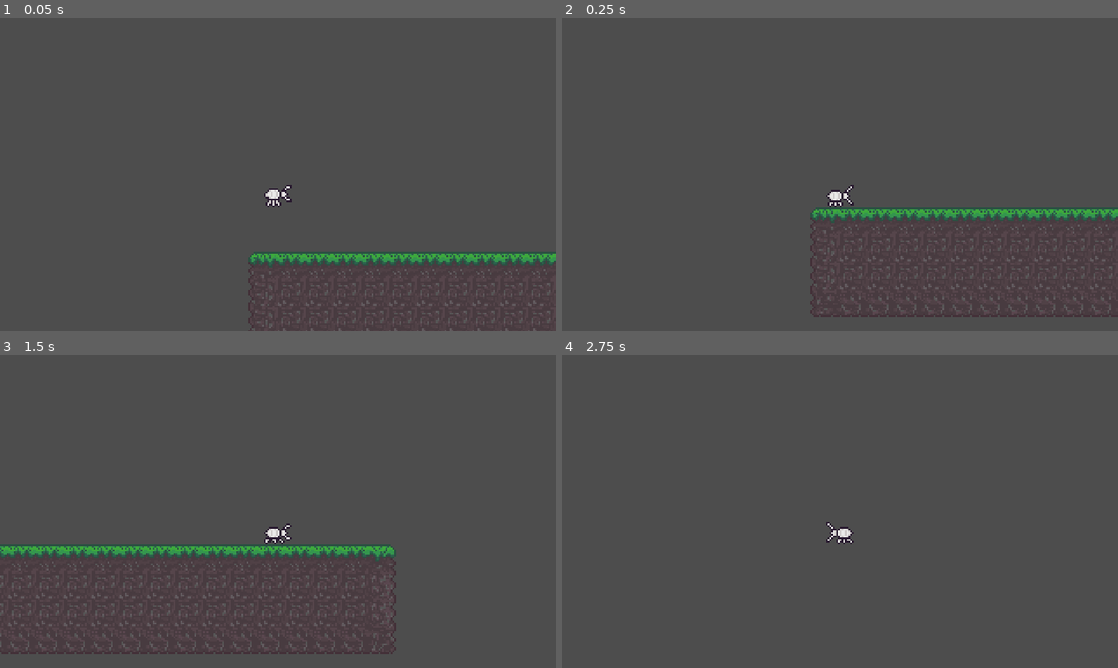
Above: before the commit, frames 1-4 (two rows, left to right).
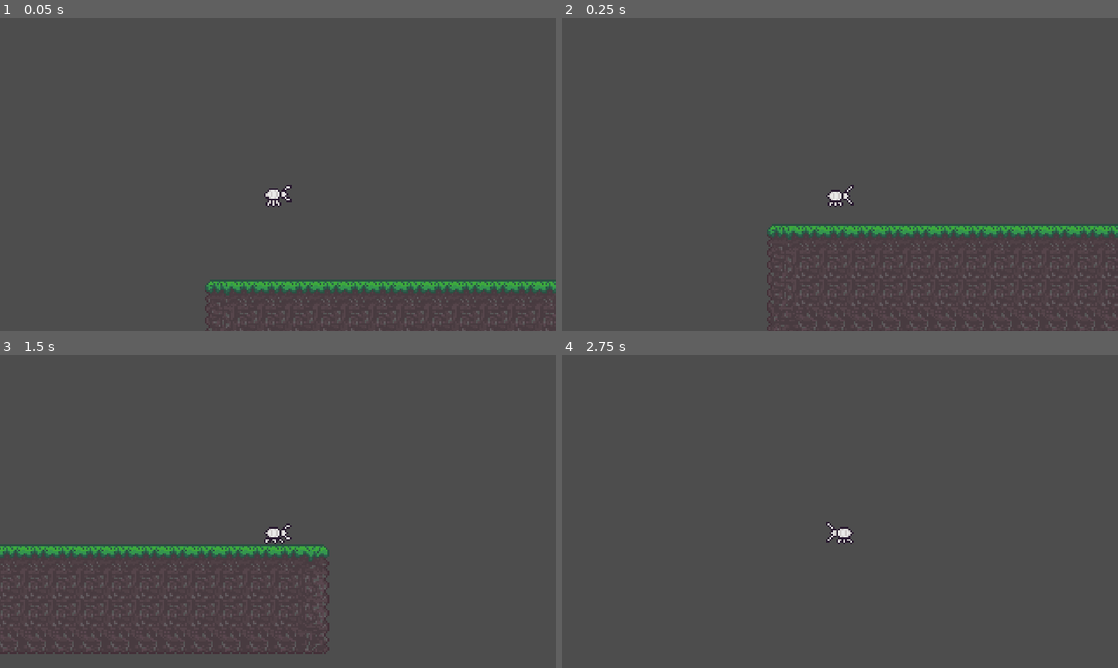
Above: after the commit, the same moments.

Repository: Berbird/Antfolk-Trails
Game: Godot game, scene res://levels/level.tscn
Two runs of this game, one before a commit and one after it. Both use one fixed random seed, a clock stepped at 60 frames per second and the inputs below.
Inputs:
- Up to frame 1 (0.05 s): no input
- Up to frame 2 (0.25 s): no input
- Up to frame 3 (1.5 s): hold D (move_right) from 0.53 s (still down); tap Space (jump, bound only after the commit) at 0.6, 0.77, 1.07, 1.35 s
- Up to frame 4 (2.75 s): tap Space (jump, bound only after the commit) at 1.52, 1.82, 2.1 s; release D (move_right) at 2.03 s; hold A (move_left) from 2.03 s (still down)

The runs differ from the first frame. In frame 1, 5.4% of the frame differs, in the area x 36-100%, y 74-100%; in frame 2, 6.5%, in the area x 36-100%, y 60-100%; in frame 3, 3.6%; in frame 4, nothing differs.

Commit message:
Added Jumping + Debug Outputs

Diff:
--- a/levels/level.tscn
+++ b/levels/level.tscn
@@ -21,8 +21,6 @@
 2:1/0/physics_layer_0/polygon_0/points = PackedVector2Array(-8, -8, 8, -8, 8, 8, -8, 8)
 3:1/0 = 0
 3:1/0/physics_layer_0/polygon_0/points = PackedVector2Array(-8, -8, 8, -8, 8, 8, -8, 8)
-5:1/0 = 0
-5:1/0/physics_layer_0/polygon_0/points = PackedVector2Array(-8, -8, 8, -8, 8, 8, -8, 8)
 7:1/0 = 0
 7:1/0/physics_layer_0/polygon_0/points = PackedVector2Array(-8, -8, 8, -8, 8, 8, -8, 8)
 0:2/0 = 0
@@ -51,6 +49,8 @@
 9:3/0/physics_layer_0/polygon_0/points = PackedVector2Array(-8, -8, 8, -8, 8, 8, -8, 8)
 6:1/0 = 0
 6:1/0/physics_layer_0/polygon_0/points = PackedVector2Array(-8, -8, 8, -8, 8, 8, -8, 8)
+5:1/0 = 0
+5:1/0/physics_layer_0/polygon_0/points = PackedVector2Array(-8, -8, 8, -8, 8, 8, -8, 8)
 
 [sub_resource type="TileSet" id="TileSet_oi3di"]
 physics_layer_0/collision_layer = 1
@@ -65,7 +65,7 @@
 layer_0/tile_data = PackedInt32Array(196608, 65536, 2, 262144, 65536, 2, 327680, 65536, 3, 196609, 131072, 2, 262145, 1 …(1129 unchanged characters)…
 
 [node name="Player" parent="TileMap" instance=ExtResource("2_5mrsh")]
-position = Vector2(17, 5)
+position = Vector2(42, -11)
 
 [node name="Camera2D" type="Camera2D" parent="TileMap/Player"]
 position = Vector2(0, -19)
--- a/player/player.gd
+++ b/player/player.gd
@@ -3,8 +3,10 @@
 
 const GRAVITY = 1000
 const SPEED = 180
+const JUMP = -200
+const JUMP_HORIZONTAL = 1000
 
-enum State { Idle, Run }
+enum State { Idle, Run, Jump }
 
 var current_state
 
@@ -16,10 +18,12 @@
 	player_falling(delta)
 	player_idle(delta)
 	player_run(delta)
+	player_jump(delta)
 
 	move_and_slide()
 
 	player_animations()
+	print("State: ", State.keys()[current_state])
 
 
 func player_falling(delta):
@@ -45,6 +49,18 @@
 		animated_sprite_2d.flip_h = false if direction > 0 else true
 
 
+func player_jump(delta):
+	if is_on_floor():
+		if Input.is_action_just_pressed("jump"):
+			current_state = State.Jump
+			velocity.y = JUMP
+
+	if State.Jump:
+		if !is_on_floor():
+			var direction = Input.get_axis("move_left", "move_right")
+			velocity.x += direction * JUMP_HORIZONTAL * delta
+
+
 func player_animations():
 	if current_state == State.Idle:
 		animated_sprite_2d.play("idle")
--- a/player/player.tscn
+++ b/player/player.tscn
@@ -76,7 +76,7 @@
 sprite_frames = SubResource("SpriteFrames_g6k8r")
 animation = &"idle"
 autoplay = "idle"
-frame_progress = 0.7590861
+frame_progress = 0.9104657
 
 [node name="CollisionShape2D" type="CollisionShape2D" parent="."]
 position = Vector2(0, -6.5)
--- a/project.godot
+++ b/project.godot
@@ -40,16 +40,9 @@
 , Object(InputEventKey,"resource_local_to_scene":false,"resource_name":"","device":-1,"window_id":0,"alt_pressed":false …(186 unchanged characters)…
 ]
 }
-down={
+jump={
 "deadzone": 0.5,
-"events": [Object(InputEventKey,"resource_local_to_scene":fa …(140 unchanged characters)… d":false,"keycode":0,"physical_keycode":83,"key_label":0,"unicode":115,"location":0,"echo":false,"script":null)
-, Object(InputEventKey,"resource_local_to_scene":false,"resource_name":"","device":-1,"window_id":0,"alt_pressed":false,"shift_pressed":false,"ctrl_pressed":false,"meta_pressed":false,"pressed":false,"keycode":0,"physical_keycode":4194322,"key_label":0,"unicode":0,"location":0,"echo":false,"script":null)
-]
-}
-up={
-"deadzone": 0.5,
-"events": [Object(InputEventKey,"resource_local_to_scene":false,"resource_name":"","device":-1,"window_id":0,"alt_pressed":false,"shift_pressed":false,"ctrl_pressed":false,"meta_pressed":false,"pressed":false,"keycode":0,"physical_keycode":87,"key_label":0,"unicode":119,"location":0,"echo":false,"script":null)
-, Object(InputEventKey,"resource_local_to_scene":false,"resource_name":"","device":-1,"window_id":0,"alt_pressed":false,"shift_pressed":false,"ctrl_pressed":false,"meta_pressed":false,"pressed":false,"keycode":0,"physical_keycode":4194320,"key_label":0,"unicode":0,"location":0,"echo":false,"script":null)
+"events": [Object(InputEventKey,"resource_local_to_scene":fa …(140 unchanged characters)… d":false,"keycode":0,"physical_keycode":32,"key_label":0,"unicode":32,"location":0,"echo":false,"script":null)
 ]
 }
 
